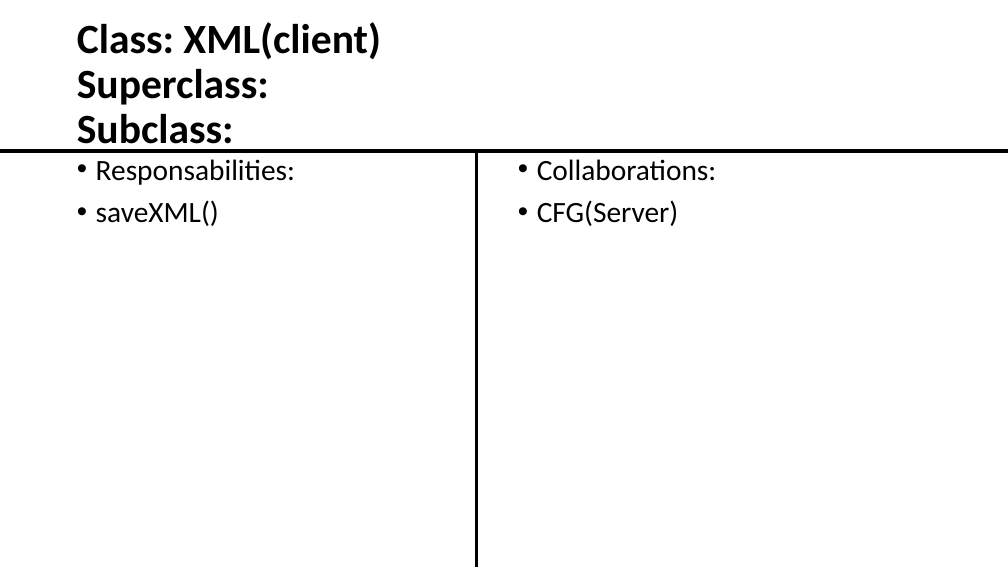
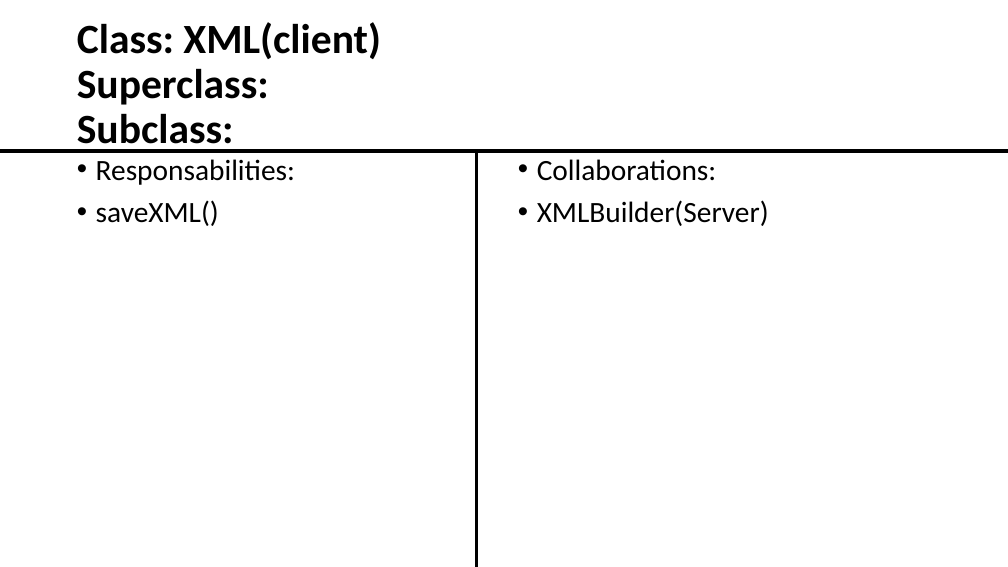
Before and after one commit to MartinDeliraGalvan/SoftwareConstructionRepo, a slide deck: slide 14 of Classes_IndexCards.pptx (slide 5 before the commit). Drawn at 1008x567 pixels with LibreOffice and Linux fonts; fonts in the diff are those of the drawing. Boxes give left, top, right and bottom in pixels: in the first picture for what was removed or moved away, otherwise in the second. Text is boxed around its words. In the diff, an @@ line names an element or a change of style, - is before the commit and + after.

```diff
--- a/Classes_IndexCards.pptx
+++ b/Classes_IndexCards.pptx
@@ text at [537,200,769,226]: text changed @@
-• CFG(Server)
+• XMLBuilder(Server)
```
Also in this commit, not shown: 10 other slides changed, 1 slide removed.
